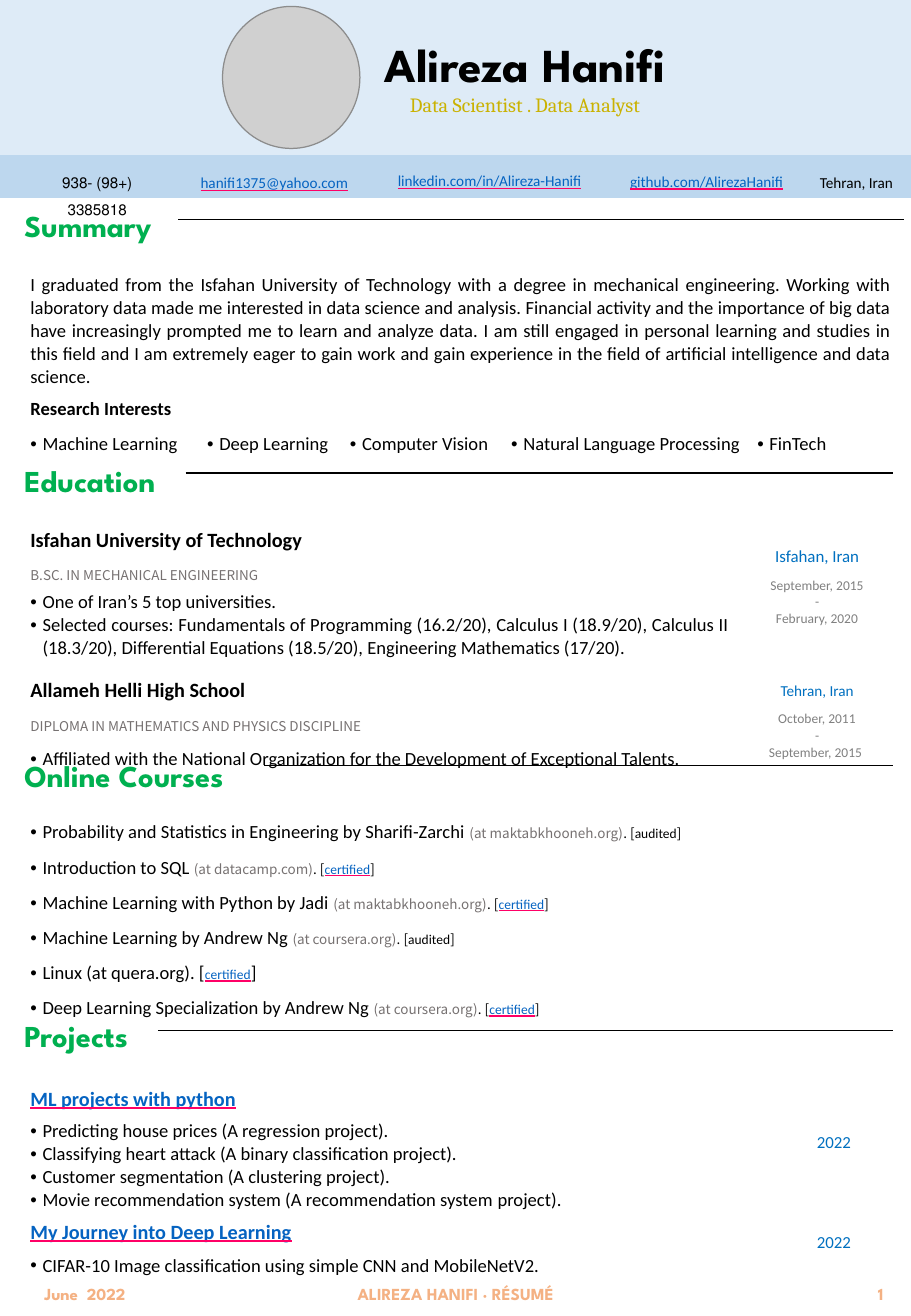
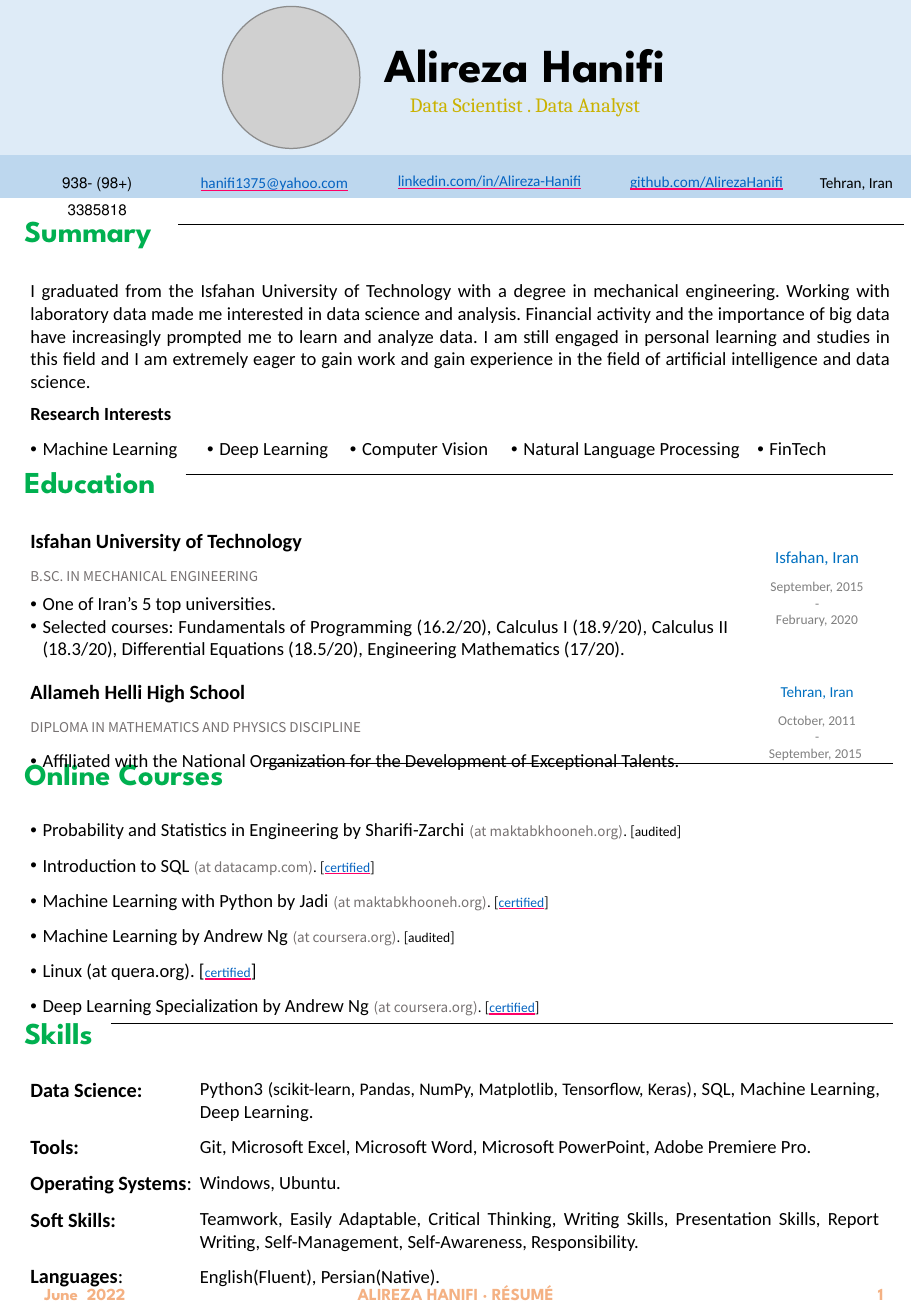
Before and after one commit to AlirezaHanifi/My_CV, a slide deck: slide 1 of AlirezaHanifi's English resume.pptx. Drawn at 911x1316 pixels with LibreOffice and Linux fonts; fonts in the diff are those of the drawing; grey boxes stand for pictures; background and template pictures are left out. Boxes give left, top, right and bottom in pixels: in the first picture for what was removed or moved away, otherwise in the second. Text is boxed around its words. In the diff, an @@ line names an element or a change of style, - is before the commit and + after.

Commit message:
project updated

```diff
--- a/AlirezaHanifi's English resume.pptx
+++ b/AlirezaHanifi's English resume.pptx
@@ table moved from (x1=18, y1=193, x2=894, y2=457) to (x1=18, y1=198, x2=894, y2=462) @@
@@ table resized from (x1=18, y1=739, x2=894, y2=1247) to (x1=18, y1=737, x2=894, y2=1020) @@
@@ table removed at (x1=18, y1=1001, x2=893, y2=1279), 6 rows, 5 columns @@
-Projects |  |  |  | 
- |  |  |  | 
-ML projects with python |  |  |  | 2022
-Predicting house prices (A regression project). / Classifying heart attack (A binary classification project). / Customer segmentation (A clustering project). / Movie recommendation system (A recommendation system project). |  |  |  | 
-My Journey into Deep Learning |  |  |  | 2022
-CIFAR-10 Image classification using simple CNN and MobileNetV2. |  |  |  | 
@@ table added at (x1=18, y1=997, x2=892, y2=1294), 7 rows, 6 columns @@
+Skills |  |  |  |  | 
+ |  |  |  |  | 
+Data Science: |  | Python3 (scikit-learn, Pandas, NumPy, Matplotlib, Tensorflow, Keras), SQL, Machine Learning, Deep Learning. |  |  | 
+Tools: |  | Git, Microsoft Excel, Microsoft Word, Microsoft PowerPoint, Adobe Premiere Pro. |  |  | 
+Operating Systems: |  | Windows, Ubuntu. |  |  | 
+Soft Skills: |  | Teamwork, Easily Adaptable, Critical Thinking, Writing Skills, Presentation Skills, Report Writing, Self-Management, Self-Awareness, Responsibility. |  |  | 
+Languages: |  | English(Fluent), Persian(Native). |  |  | 
```
Also in this commit, not shown: 1 slide added, 1 slide removed, 1 other file.
